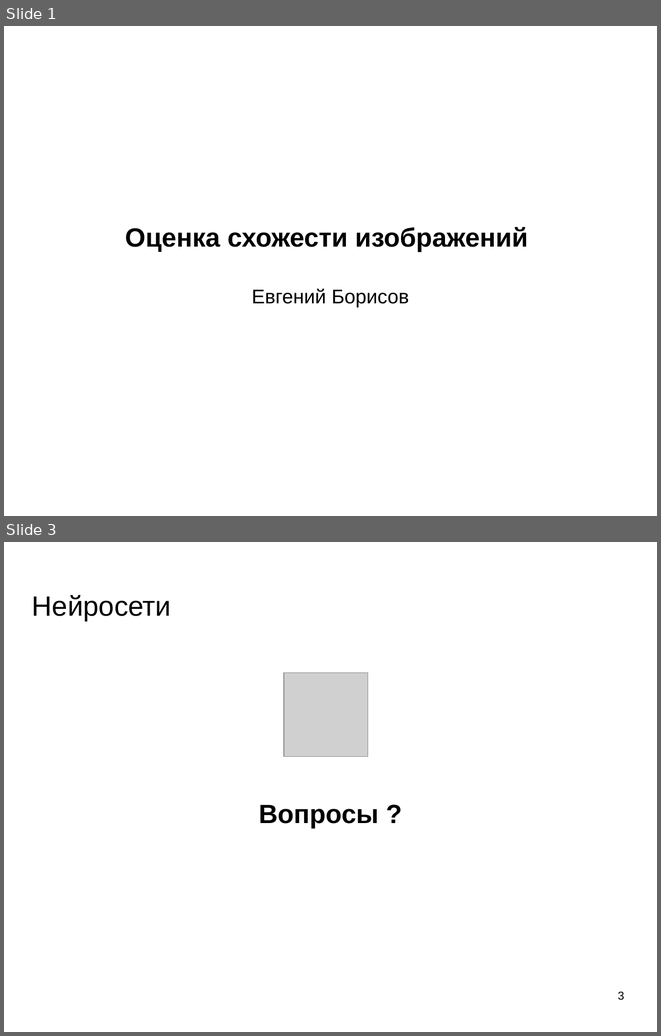
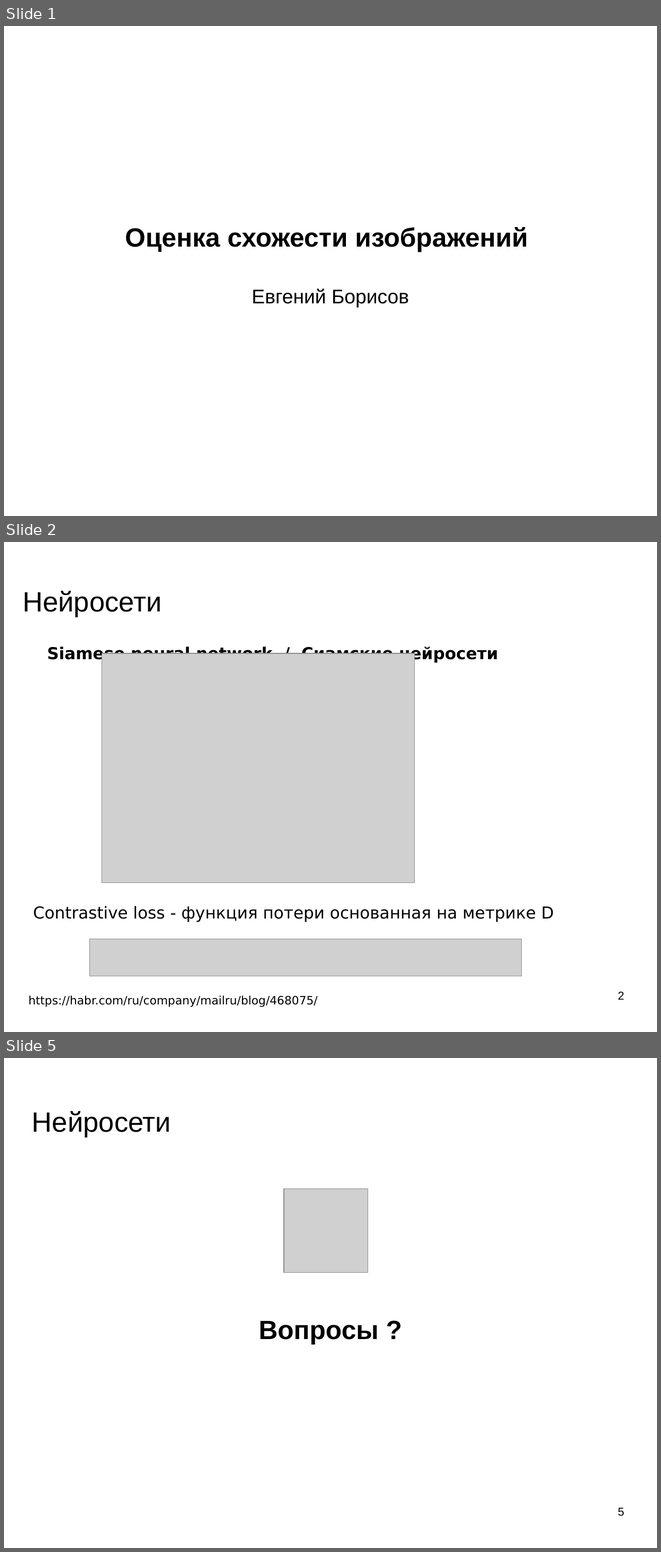
Before and after one commit to mechanoid5/ml_lectorium_legacy, a slide deck: 23-siamese.odp. Shown one above the other, each under a label of ours: slides 1 and 3 before the commit, slides 1, 2 and 5 after it; the slides between them are not shown. The pictures are 661x1036 and 661x1552 pixels, drawn with LibreOffice and Linux fonts; fonts in the diff are those of the drawing; grey boxes stand for pictures; background and template pictures are left out. Boxes give left, top, right and bottom in pixels: in the first picture for what was removed or moved away, otherwise in the second. Text is boxed around its words. In the diff, an @@ line names an element or a change of style, - is before the commit and + after.

```diff
--- a/23-siamese.odp
+++ b/23-siamese.odp
@@ slide 2 added at (4,542,657,1032), background picture (left out) @@
@@ title added at (23,591,161,617), 33.9 pt, text #000000 @@
+Нейросети
@@ text added at (47,646,498,663), 20 pt, text #000000, bold @@
+Siamese neural network / Cиамские нейросети
@@ picture added at (102,653,415,883) @@
@@ text added at (33,906,554,921), 20 pt, text #000000 @@
+Contrastive loss - функция потери основанная на метрике D
@@ picture added at (90,939,522,976) @@
@@ text added at (28,995,318,1007), 14 pt, text #000000 @@
+https://habr.com/ru/company/mailru/blog/468075/
@@ page number added at (618,991,624,999), 14 pt, text #000000 @@
+2
@@ what was slide 3 is now slide 5 @@
@@ page number at (618,1507,624,1516): text changed @@
-3
+5
```
Also in this commit, not shown: 1 slide changed, 1 other slide added, 7 other files.
